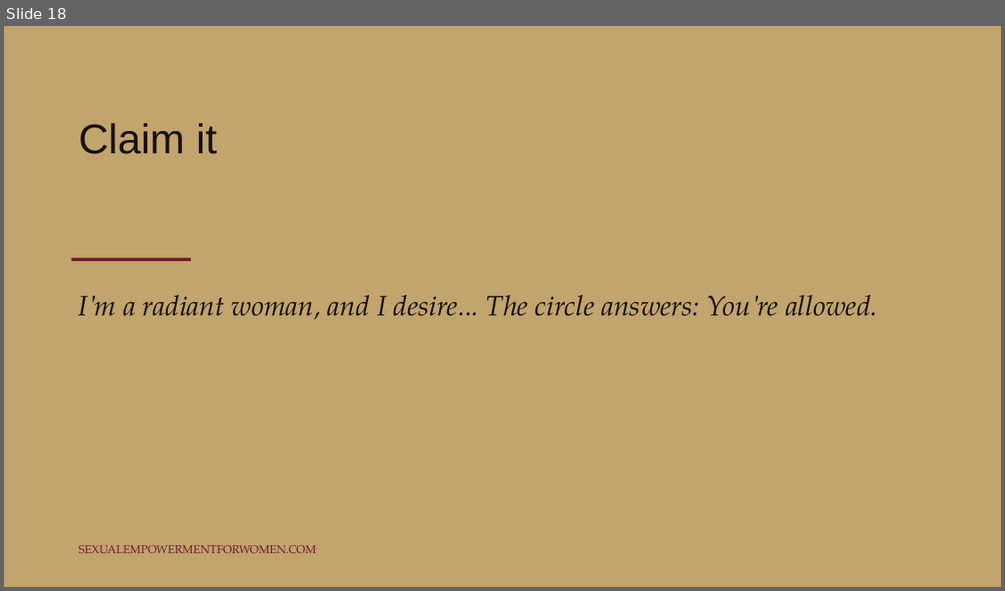
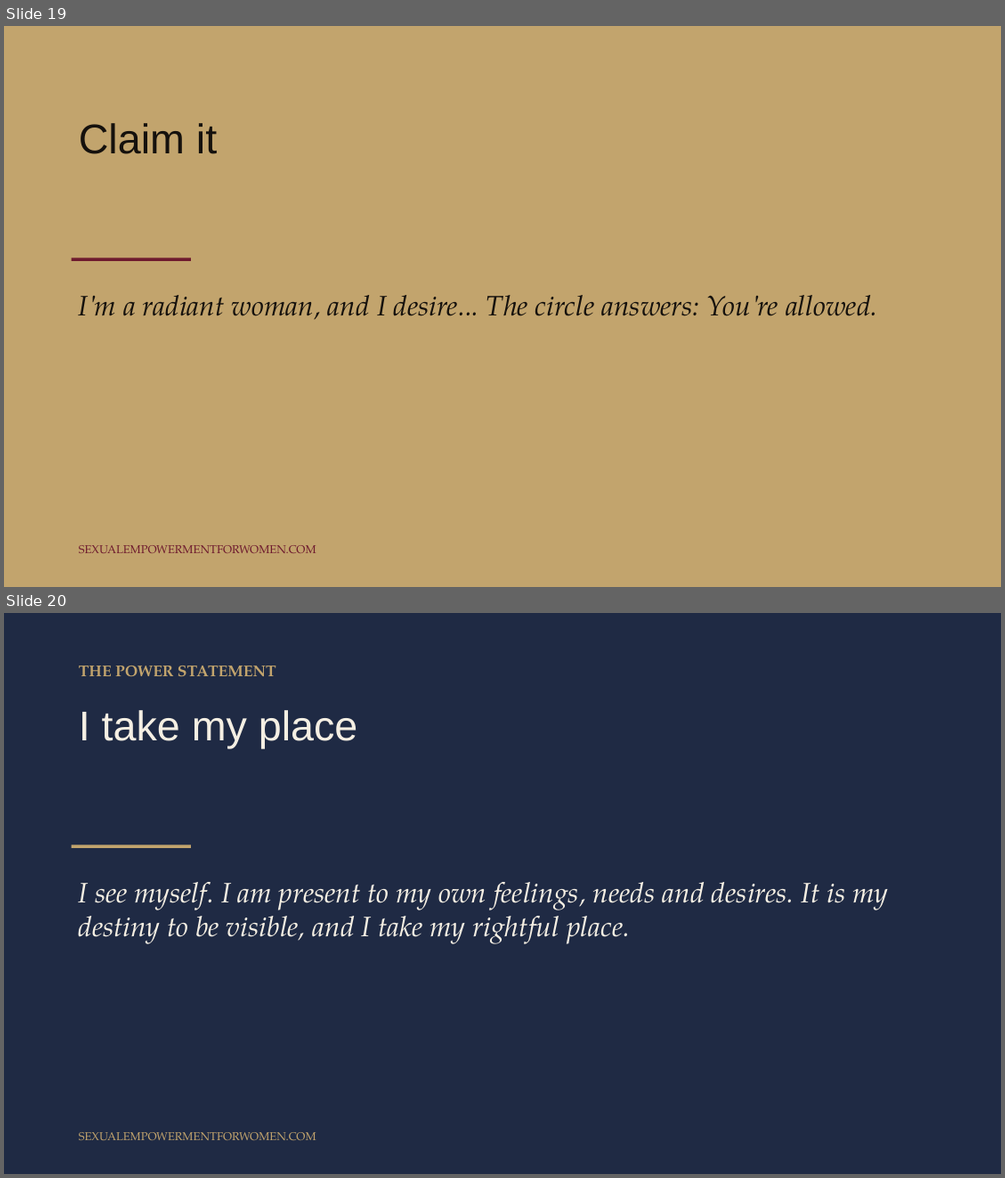
Before and after one commit to tarisha-starr/GitHub-folder, a slide deck: content/sessions/slides/Session-1-Coming-Home-to-Yourself.pptx. Shown one above the other, each under a label of ours: slide 18 before the commit, slides 19 and 20 after it. The pictures are 1005x591 and 1005x1178 pixels, drawn with LibreOffice and Linux fonts; fonts in the diff are those of the drawing. Boxes give left, top, right and bottom in pixels: in the first picture for what was removed or moved away, otherwise in the second. Text is boxed around its words. In the diff, an @@ line names an element or a change of style, - is before the commit and + after.

```diff
--- a/content/sessions/slides/Session-1-Coming-Home-to-Yourself.pptx
+++ b/content/sessions/slides/Session-1-Coming-Home-to-Yourself.pptx
@@ slide 20 added at (4, 613, 1001, 1174), background #1F2A44 @@
@@ text added at (79, 666, 276, 677), 15 pt, text #C2A46D, bold @@
+THE POWER STATEMENT
@@ text added at (79, 710, 358, 748), 40 pt, text #F5EFE3 @@
+I take my place
@@ rectangle added at (72, 844, 191, 848), fill #C2A46D @@
@@ text added at (79, 882, 888, 944), 27 pt, text #F5EFE3, italic @@
+I see myself. I am present to my own feelings, needs and desires. It is my destiny to be visible, and I take my rightful place.
@@ text added at (79, 1132, 316, 1140), 11 pt, text #C2A46D @@
+SEXUALEMPOWERMENTFORWOMEN.COM
@@ what was slide 18 is now slide 19 @@
```
Also in this commit, not shown: 2 other slides added, 1 slide removed, 3 other files.
